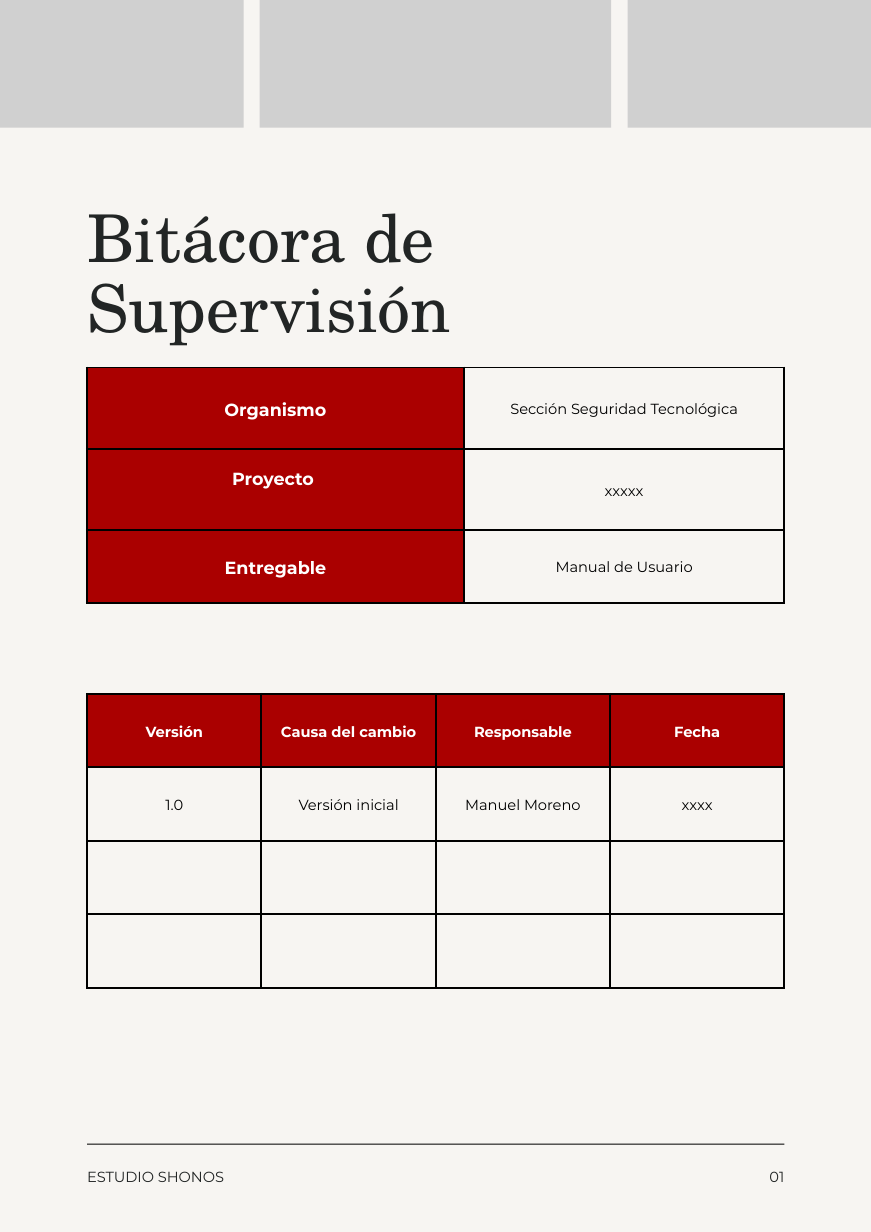
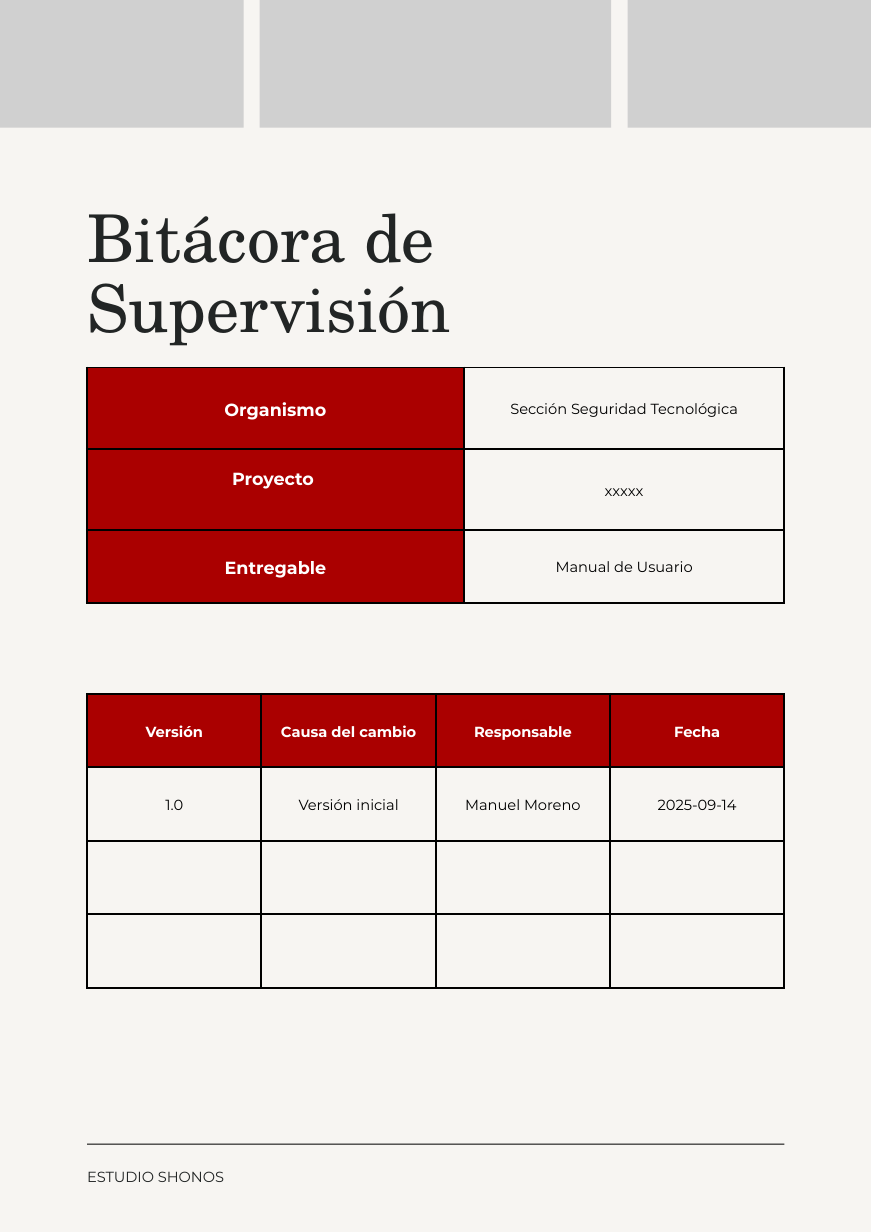
Before and after one commit to moreno-manuel/Pasantia-CVG-FMO, a slide deck: slide 2 of public/files/Manual de Usuario.pptx. Drawn at 871x1232 pixels with LibreOffice and Linux fonts; fonts in the diff are those of the drawing; grey boxes stand for pictures. Boxes give left, top, right and bottom in pixels: in the first picture for what was removed or moved away, otherwise in the second. Text is boxed around its words. In the diff, an @@ line names an element or a change of style, - is before the commit and + after.

```diff
--- a/public/files/Manual de Usuario.pptx
+++ b/public/files/Manual de Usuario.pptx
@@ table at bbox=[88, 695, 783, 989] @@
-row 2, column 4: xxxx
+row 2, column 4: 2025-09-14
@@ text removed at bbox=[769, 1171, 784, 1182] @@
-01
```
Also in this commit, not shown: 15 other slides changed, 1 slide added, 19 other files.
